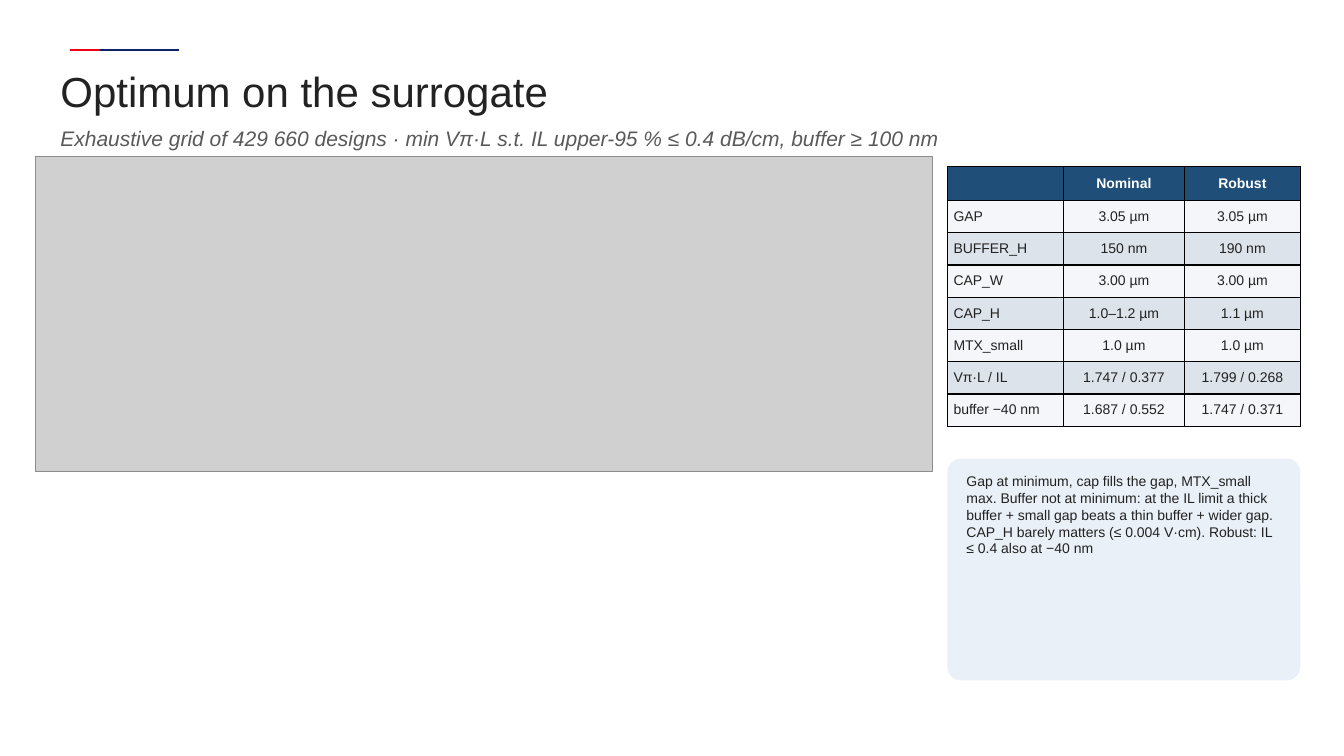
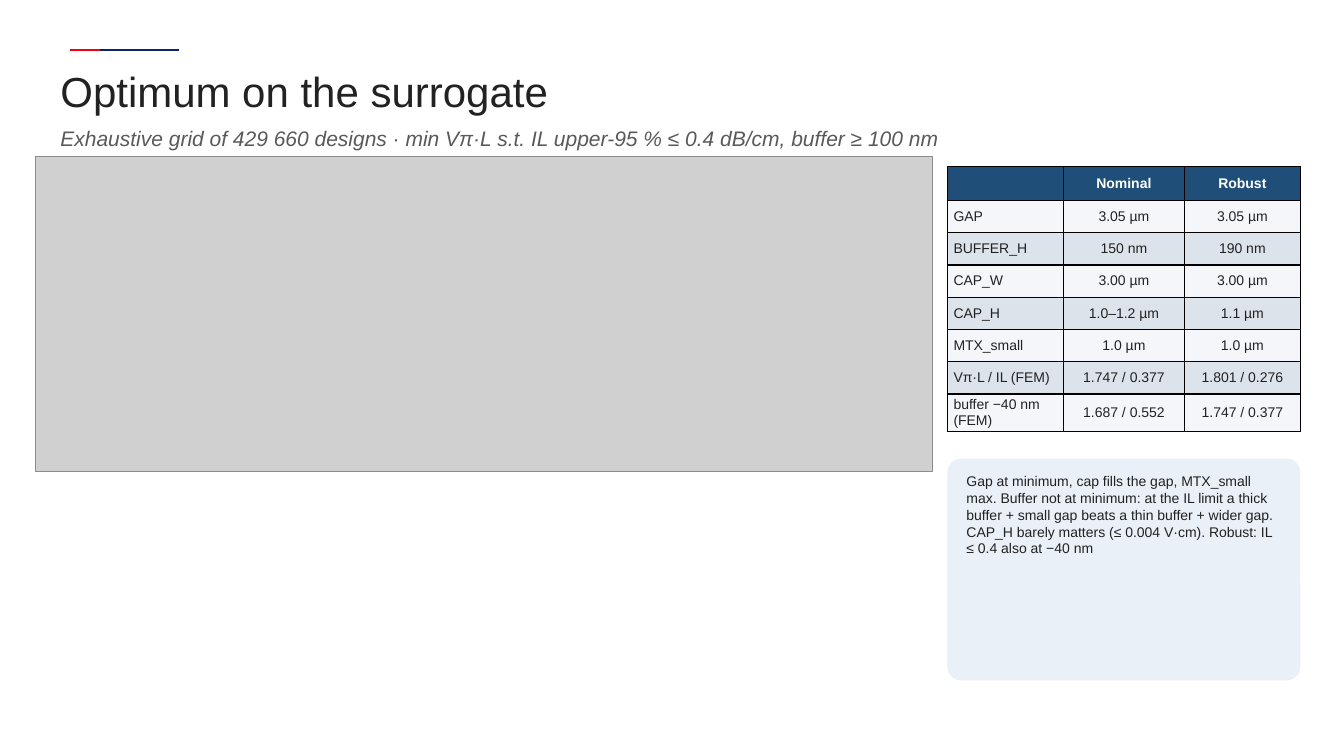
Before and after one commit to andreimuresian/claude, a slide deck: slide 8 of results/madrid/m1/deck/Madrid1_results_AFR.pptx (slide 7 before the commit). Drawn at 1344x756 pixels with LibreOffice and Linux fonts; fonts in the diff are those of the drawing; grey boxes stand for pictures; background and template pictures are left out. Boxes give left, top, right and bottom in pixels: in the first picture for what was removed or moved away, otherwise in the second. Text is boxed around its words. In the diff, an @@ line names an element or a change of style, - is before the commit and + after.

```diff
--- a/results/madrid/m1/deck/Madrid1_results_AFR.pptx
+++ b/results/madrid/m1/deck/Madrid1_results_AFR.pptx
@@ table at box(948, 166, 1301, 432) @@
-row 7, column 1: Vπ·L / IL
+row 7, column 1: Vπ·L / IL (FEM)
-row 7, column 3: 1.799 / 0.268
+row 7, column 3: 1.801 / 0.276
-row 8, column 1: buffer −40 nm
+row 8, column 1: buffer −40 nm (FEM)
-row 8, column 3: 1.747 / 0.371
+row 8, column 3: 1.747 / 0.377
```
Also in this commit, not shown: 3 slides added, 32 other files.
